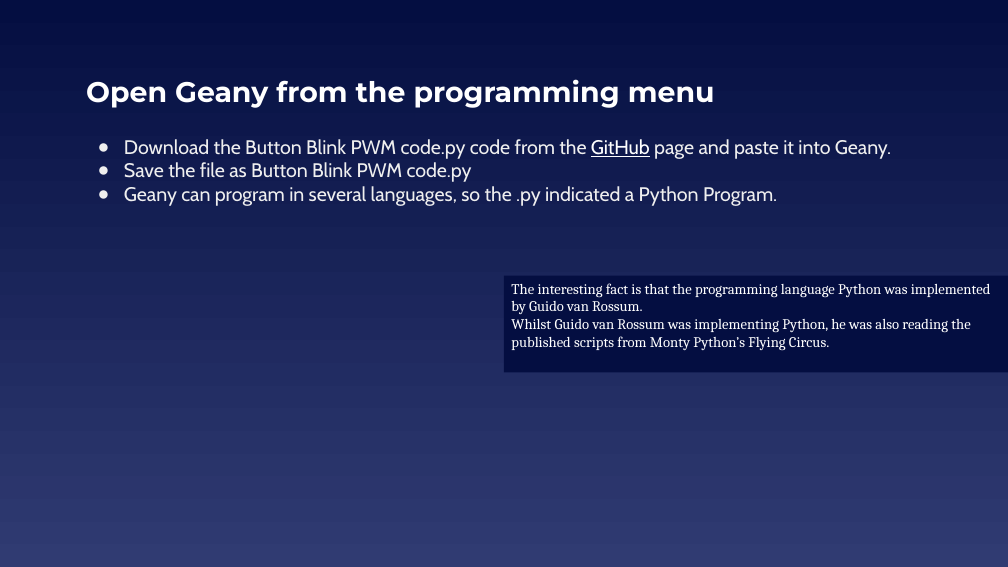
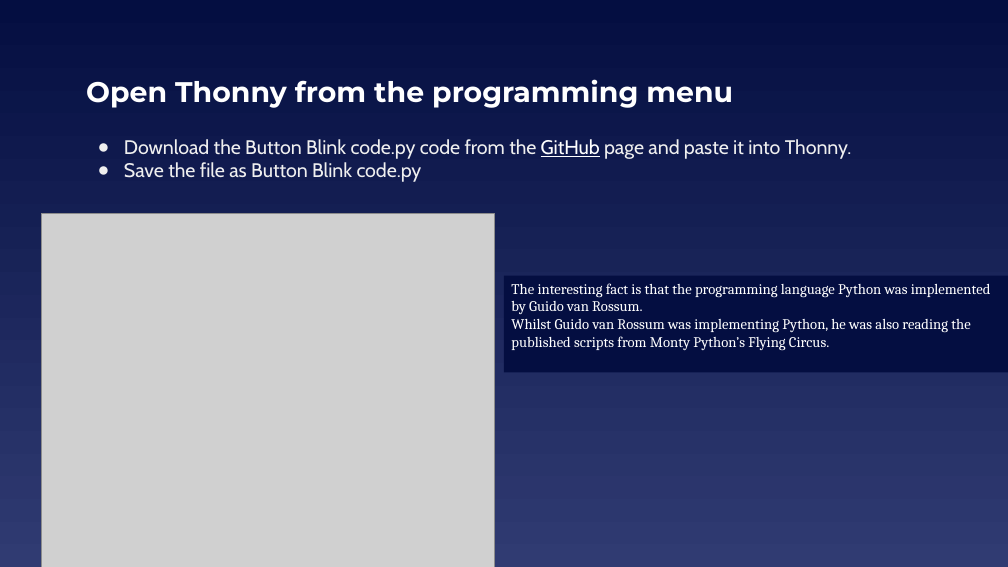
Before and after one commit to EELabMan/Raspberry-Pi-Intro, a slide deck: slide 24 of Raspberry Pi Intro.pptx (slide 17 before the commit). Drawn at 1008x567 pixels with LibreOffice and Linux fonts; fonts in the diff are those of the drawing; grey boxes stand for pictures. Boxes give left, top, right and bottom in pixels: in the first picture for what was removed or moved away, otherwise in the second. Text is boxed around its words. In the diff, an @@ line names an element or a change of style, - is before the commit and + after.

```diff
--- a/Raspberry Pi Intro.pptx
+++ b/Raspberry Pi Intro.pptx
@@ title at (86, 79, 733, 108): text changed @@
-Open Geany from the programming menu
+Open Thonny from the programming menu
@@ text at (124, 139, 851, 182): text changed @@
-● Download the Button Blink PWM code.py code from the GitHub page and paste it into Geany.
-● Save the file as Button Blink PWM code.py
-● Geany can program in several languages, so the .py indicated a Python Program.
+● Download the Button Blink code.py code from the GitHub page and paste it into Thonny.
+● Save the file as Button Blink code.py
@@ picture added at (42, 213, 495, 567) @@
```
Also in this commit, not shown: 8 other slides changed, 7 slides added, 1 slide removed, 2 other files.
